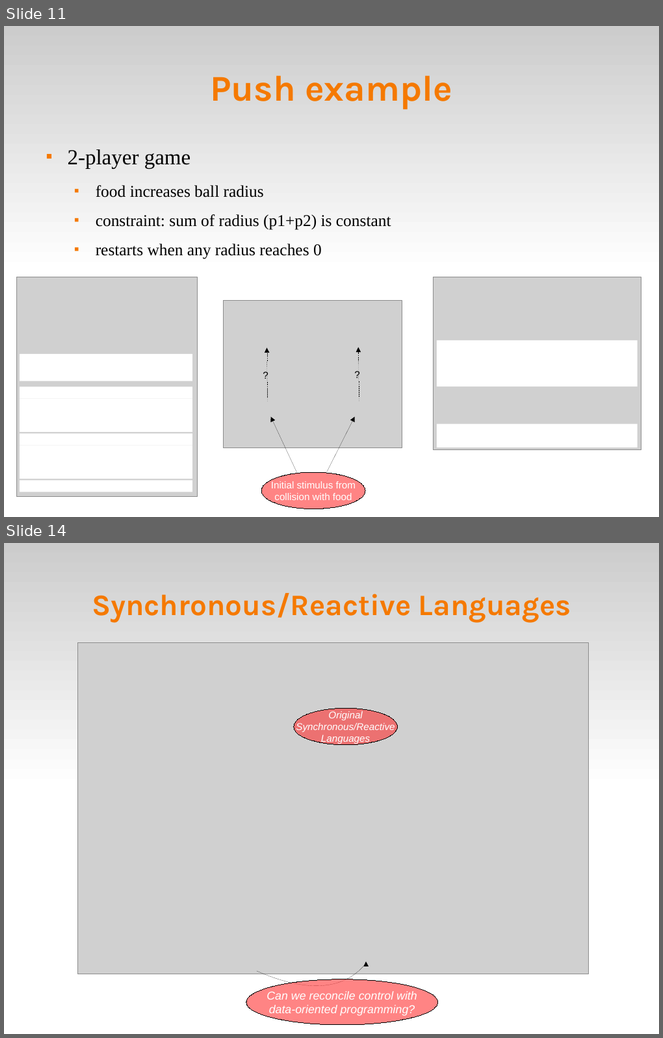
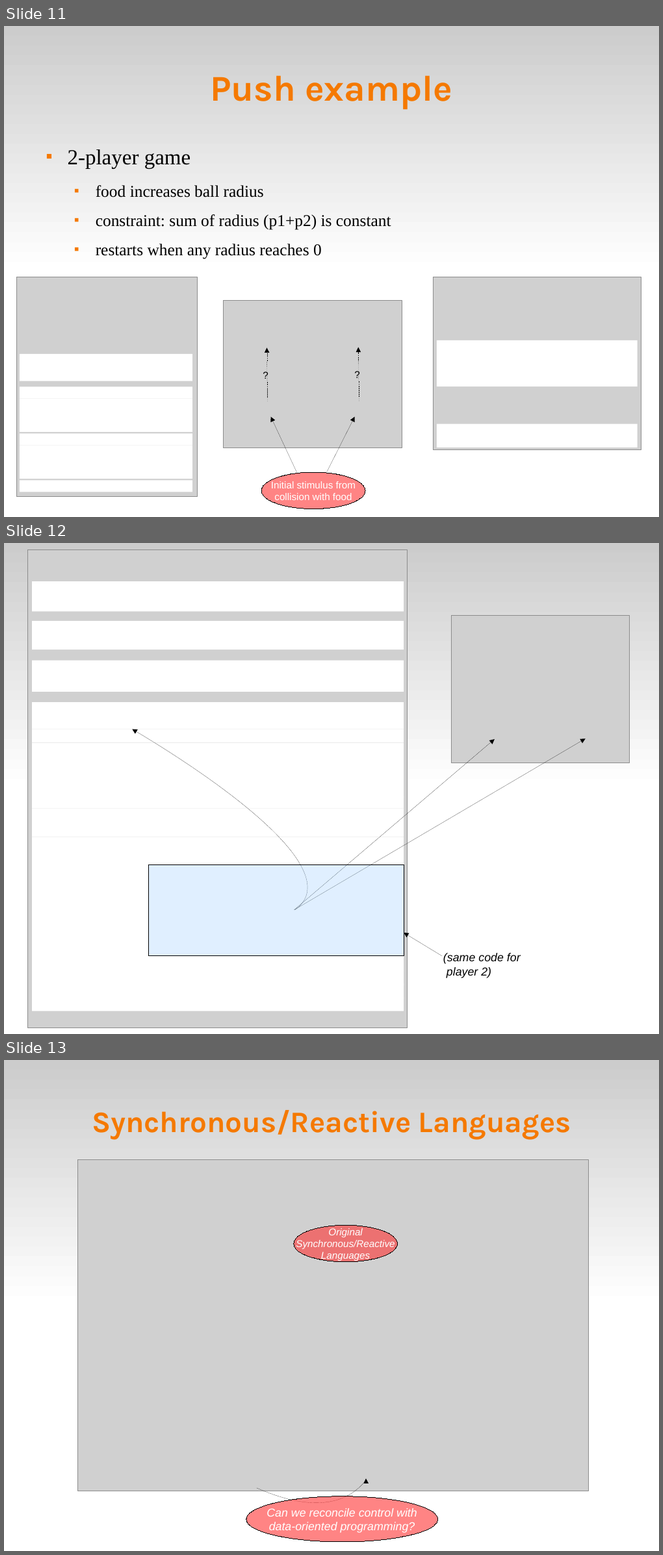
Before and after one commit to fsantanna-no/ceu-docs, a slide deck: ceu_curryon.odp. Shown one above the other, each under a label of ours: slides 11 and 14 before the commit, slides 11, 12 and 13 after it; the slides between them are not shown. The pictures are 663x1038 and 663x1555 pixels, drawn with LibreOffice and Linux fonts; fonts in the diff are those of the drawing; grey boxes stand for pictures. Boxes give left, top, right and bottom in pixels: in the first picture for what was removed or moved away, otherwise in the second. Text is boxed around its words. In the diff, an @@ line names an element or a change of style, - is before the commit and + after.

```diff
--- a/ceu_curryon.odp
+++ b/ceu_curryon.odp
@@ slide 12 added at [4,543,659,1034], background #FFFFFF; not listed: 1 template element that a slide beside it also shows @@
@@ picture added at [28,550,407,1028] @@
@@ rectangle added at [32,581,404,612], fill #FFFFFF @@
@@ picture added at [452,616,630,763] @@
@@ rectangle added at [32,621,404,650], fill #FFFFFF @@
@@ rectangle added at [32,660,404,692], fill #FFFFFF @@
@@ rectangle added at [32,702,404,729], fill #FFFFFF @@
@@ rectangle added at [32,729,404,743], fill #FFFFFF @@
@@ freeform shape added at [133,729,307,910], outline #000000 0 pt @@
@@ rectangle added at [32,743,404,797], fill #FFFFFF @@
@@ arrow added from (294, 910) to (495, 739), #000000 0 pt @@
@@ arrow added from (294, 910) to (586, 739), #000000 0 pt @@
@@ rectangle added at [32,797,404,809], fill #FFFFFF @@
@@ rectangle added at [32,809,404,838], fill #FFFFFF @@
@@ rectangle added at [32,837,404,867], fill #FFFFFF @@
@@ rectangle added at [32,863,404,958], fill #FFFFFF @@
@@ rectangle added at [148,865,404,956], fill #99CCFF at 30% opacity, outline #000000 0 pt @@
@@ arrow added from (442, 956) to (404, 933), #000000 0 pt @@
@@ rectangle added at [32,971,404,986], fill #FFFFFF @@
@@ rectangle added at [32,956,404,971], fill #FFFFFF @@
@@ text added at [443,953,521,979], 14 pt, text #000000, italic @@
+(same code for player 2)
@@ rectangle added at [32,984,404,999], fill #FFFFFF @@
@@ rectangle added at [32,998,404,1012], fill #FFFFFF @@
@@ what was slide 14 is now slide 13 @@
```
Also in this commit, not shown: 2 slides changed, 1 slide removed, 2 other files.
